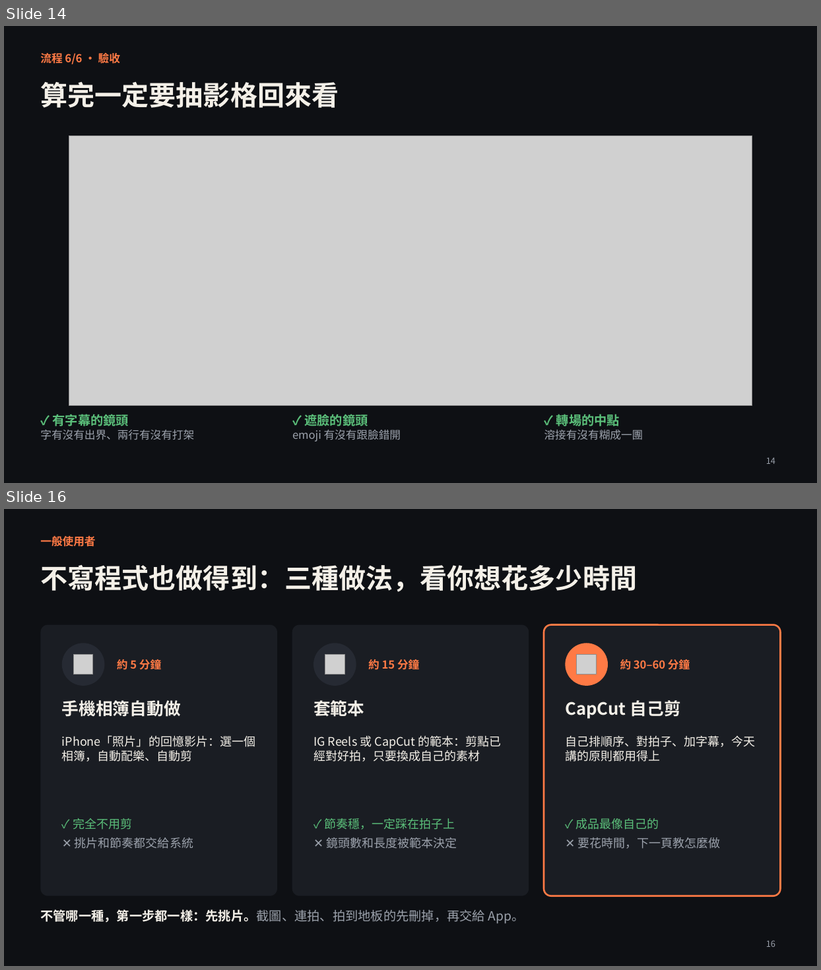
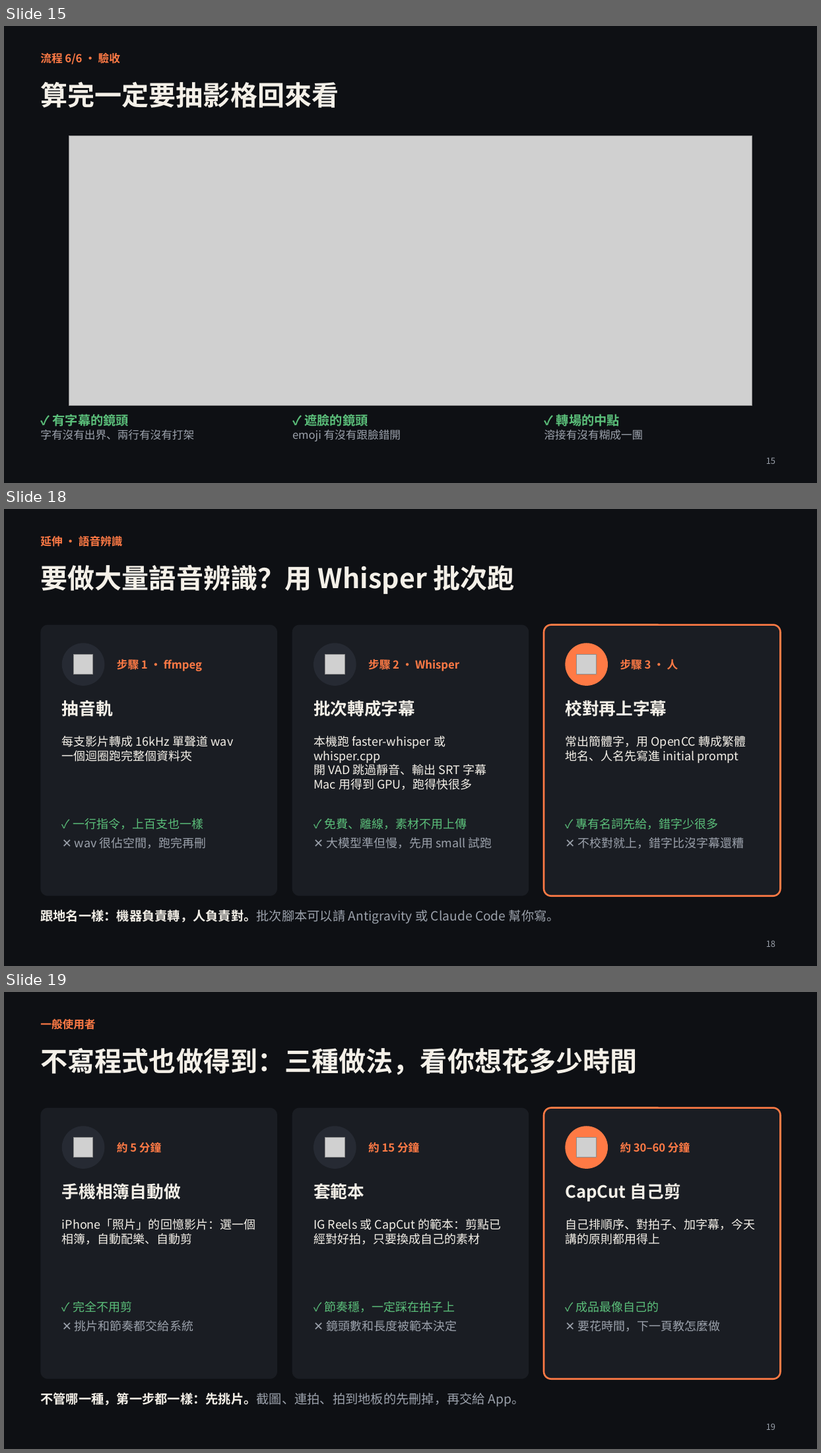
Before and after one commit to dwhao84/beat-reel, a slide deck: docs/slides/短影音製作分享.pptx. Shown one above the other, each under a label of ours: slides 14 and 16 before the commit, slides 15, 18 and 19 after it; the slides between them are not shown. The pictures are 821x970 and 821x1453 pixels, drawn with LibreOffice and Linux fonts; fonts in the diff are those of the drawing; grey boxes stand for pictures. Boxes give left, top, right and bottom in pixels: in the first picture for what was removed or moved away, otherwise in the second. Text is boxed around its words. In the diff, an @@ line names an element or a change of style, - is before the commit and + after.

```diff
--- a/docs/slides/短影音製作分享.pptx
+++ b/docs/slides/短影音製作分享.pptx
@@ slide 18 added at <box>4,509,817,966</box>, background #0E1014 @@
@@ text added at <box>40,534,123,549</box>, 13 pt, text #FF7A45, bold @@
+延伸 · 語音辨識
@@ title added at <box>40,564,514,594</box>, 32 pt, text #F4F0E8, bold @@
+要做大量語音辨識？用 Whisper 批次跑
@@ rounded rectangle added at <box>40,625,277,896</box>, fill #1A1D23 @@
@@ rounded rectangle added at <box>292,625,529,896</box>, fill #1A1D23 @@
@@ rounded rectangle added at <box>544,625,781,896</box>, fill #1A1D23, outline #FF7A45 2 pt @@
@@ ellipse added at <box>62,643,104,686</box>, fill #262A33 @@
@@ ellipse added at <box>314,643,356,686</box>, fill #262A33 @@
@@ ellipse added at <box>565,643,608,686</box>, fill #FF7A45 @@
@@ picture added at <box>73,655,93,674</box> @@
@@ text added at <box>117,659,202,671</box>, 13 pt, text #FF7A45, bold @@
+步驟 1 · ffmpeg
@@ picture added at <box>325,655,345,674</box> @@
@@ text added at <box>368,659,459,671</box>, 13 pt, text #FF7A45, bold @@
+步驟 2 · Whisper
@@ picture added at <box>577,655,596,674</box> @@
@@ text added at <box>620,659,679,670</box>, 13 pt, text #FF7A45, bold @@
+步驟 3 · 人
@@ text added at <box>62,700,113,717</box>, 20 pt, text #F4F0E8, bold @@
+抽音軌
@@ text added at <box>314,700,415,717</box>, 20 pt, text #F4F0E8, bold @@
+批次轉成字幕
@@ text added at <box>565,700,667,717</box>, 20 pt, text #F4F0E8, bold @@
+校對再上字幕
@@ text added at <box>62,736,234,762</box>, 14 pt, text #F4F0E8 @@
+每支影片轉成 16kHz 單聲道 wav
+一個迴圈跑完整個資料夾
@@ text added at <box>314,736,486,790</box>, 14 pt, text #F4F0E8 @@
+本機跑 faster-whisper 或 whisper.cpp
+開 VAD 跳過靜音、輸出 SRT 字幕
+Mac 用得到 GPU，跑得快很多
@@ text added at <box>565,736,746,763</box>, 14 pt, text #F4F0E8 @@
+常出簡體字，用 OpenCC 轉成繁體
+地名、人名先寫進 initial prompt
@@ text added at <box>73,819,207,849</box>, 14 pt, text #9BA1AB @@
+✓ 一行指令，上百支也一樣
+✕ wav 很佔空間，跑完再刪
@@ text added at <box>324,819,492,849</box>, 14 pt, text #9BA1AB @@
+✓ 免費、離線，素材不用上傳
+✕ 大模型準但慢，先用 small 試跑
@@ text added at <box>576,819,744,849</box>, 14 pt, text #9BA1AB @@
+✓ 專有名詞先給，錯字少很多
+✕ 不校對就上，錯字比沒字幕還糟
@@ text added at <box>40,910,560,924</box>, 15 pt, text #9BA1AB @@
+跟地名一樣：機器負責轉，人負責對。批次腳本可以請 Antigravity 或 Claude Code 幫你寫。
@@ page number added at <box>766,941,776,947</box>, 10 pt, text #9BA1AB @@
+18
@@ what was slide 14 is now slide 15 @@
@@ page number at <box>766,458,776,464</box>: text changed @@
-14
+15
@@ what was slide 16 is now slide 19 @@
@@ page number at <box>766,1424,776,1430</box>: text changed @@
-16
+19
```
Also in this commit, not shown: 8 slides changed, 2 other slides added.
